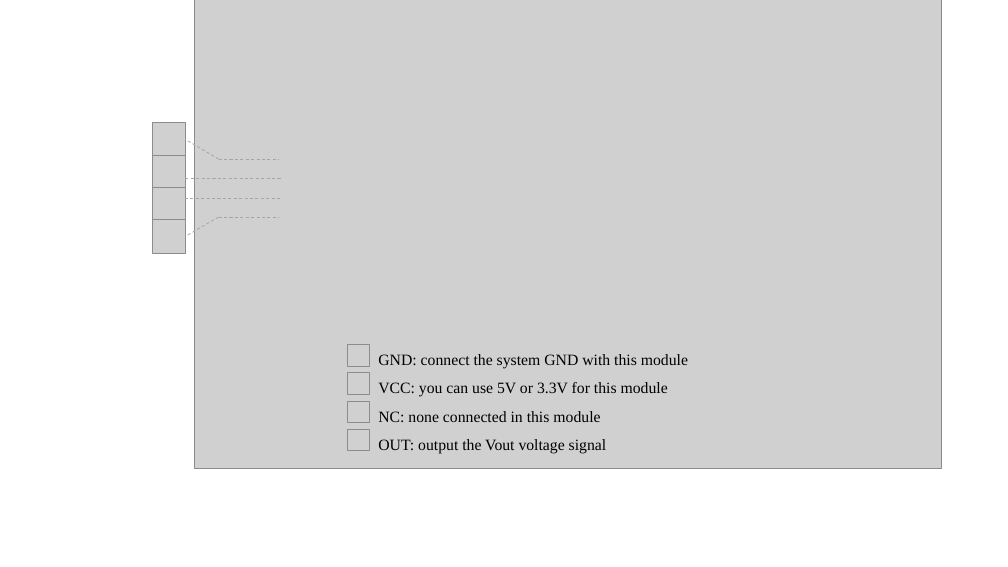
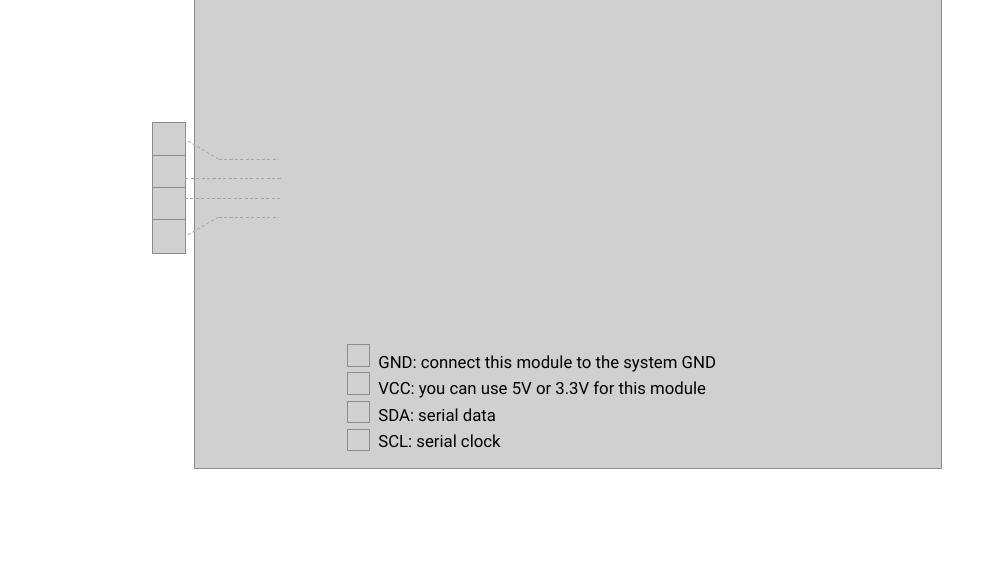
Before and after one commit to SeeedDocument/Grove-Round_Force_Sensor_FSR402, a slide deck: slide 1 of img/pin_map_2040.pptx. Drawn at 1008x567 pixels with LibreOffice and Linux fonts; fonts in the diff are those of the drawing; grey boxes stand for pictures. Boxes give left, top, right and bottom in pixels: in the first picture for what was removed or moved away, otherwise in the second. Text is boxed around its words. In the diff, an @@ line names an element or a change of style, - is before the commit and + after.

```diff
--- a/img/pin_map_2040.pptx
+++ b/img/pin_map_2040.pptx
@@ text at box(378, 355, 716, 372): text changed; size 15 to 16 pt; font Times New Roman to Roboto @@
-GND: connect the system GND with this module
+GND: connect this module to the system GND
@@ text at box(378, 381, 706, 398): size 15 to 16 pt, font Times New Roman to Roboto in "VCC: you can use 5V or 3.3V ..."; line spacing 1.5 to 25pt @@
@@ text at box(378, 408, 501, 447): text changed; size 15 to 16 pt; font Times New Roman to Roboto @@
-NC: none connected in this module
-OUT: output the Vout voltage signal
+SDA: serial data
+SCL: serial clock
```
Also in this commit, not shown: 1 other file.
